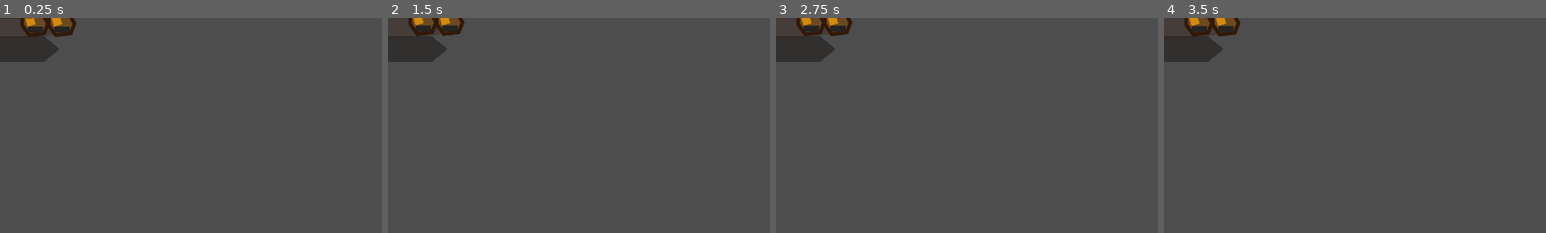
Above: before the commit, frames 1-4 (left to right).
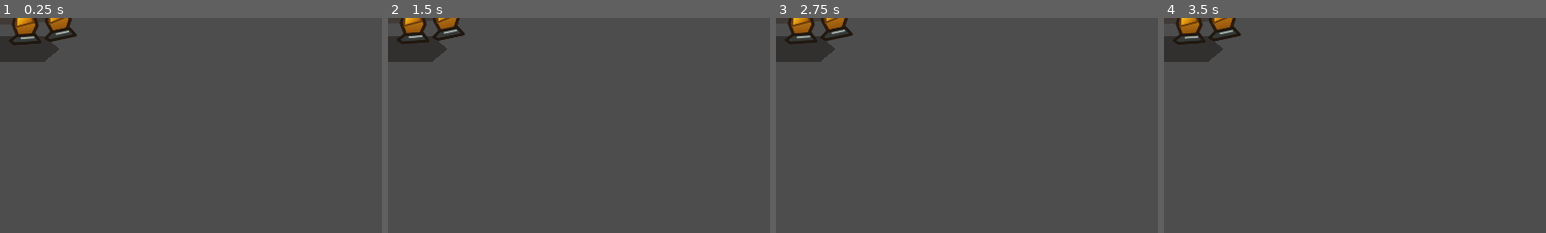
Above: after the commit, the same moments.

Repository: motomotoo1997-art/monster-quest
Game: Godot game, scene res://scenes/enemies/GoldBarTank.tscn
Two runs of this game, one before a commit and one after it. Both use one fixed random seed, a clock stepped at 60 frames per second and the inputs below. This scene is started directly instead of the project's main scene.
Inputs (mouse positions are % of the whole screen's width and height, from its top left):
- Up to frame 1 (0.25 s): no input
- Up to frame 2 (1.5 s): tap Enter at 0.5 s; move the mouse to (72, 45) at 0.52 s; press the mouse at (72, 45) at 0.53 s; hold D (move_right) 0.53-1.28 s; tap Space (dash) at 1.25 s; move the mouse to (30, 55) at 1.27 s; release the mouse at (30, 55) at 1.28 s; hold S (move_down) from 1.28 s (still down); tap E (ability_e) at 1.35 s
- Up to frame 3 (2.75 s): click (30, 55) at 1.55 s; move the mouse to (60, 28) at 2.02 s; release S (move_down) at 2.03 s; press the mouse at (60, 28) at 2.03 s; hold D (move_right) from 2.03 s (still down); tap Q (ability_q) at 2.1 s
- Up to frame 4 (3.5 s): move the mouse to (45, 70) at 2.77 s; release D (move_right) at 2.78 s; release the mouse at (45, 70) at 2.78 s; hold W (move_up) from 2.78 s (still down); tap R (ability_r) at 2.85 s; click (45, 70) at 3.05 s
The pictures show only the part of the screen within x 0-50%, y 0-50%; the shares and areas given below are measured in that part.

The runs differ from the first frame. In frame 1, 1.4% of the frame differs, in the area x 2-21%, y 0-13%; in frame 2, 1.3%; in frame 3, 1.3%; in frame 4, 1.4%.

Commit message:
art: rebuild Gold Bar Tank presentation from reference

Diff:
--- a/gold-rush-roguelike/scenes/enemies/GoldBarTank.tscn
+++ b/gold-rush-roguelike/scenes/enemies/GoldBarTank.tscn
@@ -8,7 +8,7 @@
 [ext_resource type="PackedScene" path="res://scenes/combat/Projectile.tscn" id="6_projectile"]
 [ext_resource type="PackedScene" path="res://scenes/enemies/GoldHopper.tscn" id="7_hopper"]
 [ext_resource type="PackedScene" path="res://scenes/enemies/FlyingGoldDisc.tscn" id="8_disc"]
-[ext_resource type="Texture2D" path="res://assets/sprites/enemies/boss_reference_v4.svg" id="9_texture"]
+[ext_resource type="Texture2D" path="res://assets/sprites/enemies/boss_reference_v5.svg" id="9_texture"]
 [ext_resource type="Texture2D" path="res://assets/vfx/radial_energy_light.svg" id="10_light"]
 
 [sub_resource type="RectangleShape2D" id="BodyShape"]
@@ -22,15 +22,18 @@
 region = Rect2(0,0,512,384)
 [sub_resource type="AtlasTexture" id="AtlasTexture_charge"]
 atlas = ExtResource("9_texture")
-region = Rect2(512,0,512,384)
+region = Rect2(0,0,512,384)
 [sub_resource type="AtlasTexture" id="AtlasTexture_damaged"]
 atlas = ExtResource("9_texture")
 region = Rect2(1024,0,512,384)
 [sub_resource type="AtlasTexture" id="AtlasTexture_fire"]
 atlas = ExtResource("9_texture")
+region = Rect2(512,0,512,384)
+[sub_resource type="AtlasTexture" id="AtlasTexture_death"]
+atlas = ExtResource("9_texture")
 region = Rect2(1536,0,512,384)
 [sub_resource type="SpriteFrames" id="BossFrames"]
-animations = [{"frames":[{"duration":1.0,"texture":SubResour …(441 unchanged characters)… 1.0,"texture":SubResource("AtlasTexture_idle")}],"loop":true,"name":&"idle","spe …(121 unchanged characters)…
+animations = [{"frames":[{"duration":1.0,"texture":SubResour …(441 unchanged characters)… 1.0,"texture":SubResource("AtlasTexture_death")}],"loop":false,"name":&"death","speed":5.0},{"frames":[{"duration":1.0,"texture":SubResource("AtlasTexture_idle")}],"loop":true,"name":&"idle","spe …(121 unchanged characters)…
 
 [node name="GoldBarTank" type="CharacterBody2D" groups=["enemies","boss"]]
 z_index = 8
@@ -80,6 +83,33 @@
 sprite_frames = SubResource("BossFrames")
 animation = &"idle"
 scale = Vector2(0.78,0.78)
+[node name="DisintegrationVFX" type="Node2D" parent="."]
+position = Vector2(0,-78)
+visible = false
+z_index = 4
+[node name="BlastLight" type="PointLight2D" parent="DisintegrationVFX"]
+texture = ExtResource("10_light")
+texture_scale = 1.8
+energy = 3.2
+color = Color(0.28,0.94,1,1)
+[node name="ShockRing" type="Line2D" parent="DisintegrationVFX"]
+points = PackedVector2Array(0,-92,65,-65,92,0,65,65,0,92,-65,65,-92,0,-65,-65)
+width = 7.0
+default_color = Color(0.72,0.98,1,0.9)
+closed = true
+antialiased = true
+[node name="GoldBurst" type="Polygon2D" parent="DisintegrationVFX"]
+polygon = PackedVector2Array(0,-112,18,-42,82,-82,42,-18,118,0,42,18,82,82,18,42,0,112,-18,42,-82,82,-42,18,-118,0,-42,-18,-82,-82,-18,-42)
+color = Color(1,0.72,0.08,0.42)
+[node name="SparkLeft" type="Line2D" parent="DisintegrationVFX"]
+points = PackedVector2Array(-12,-8,-82,-42,-118,-78)
+width = 5.0
+default_color = Color(0.68,0.97,1,0.92)
+[node name="SparkRight" type="Line2D" parent="DisintegrationVFX"]
+points = PackedVector2Array(12,-8,82,-42,120,-74)
+width = 5.0
+default_color = Color(0.68,0.97,1,0.92)
+
 [node name="Muzzle" type="Marker2D" parent="."]
 position = Vector2(142,-95)
 [node name="ChargeTelegraph" type="Node2D" parent="."]
Not shown: 1 places in gold-rush-roguelike/scenes/enemies/GoldBarTank.tscn that only renumber resources
